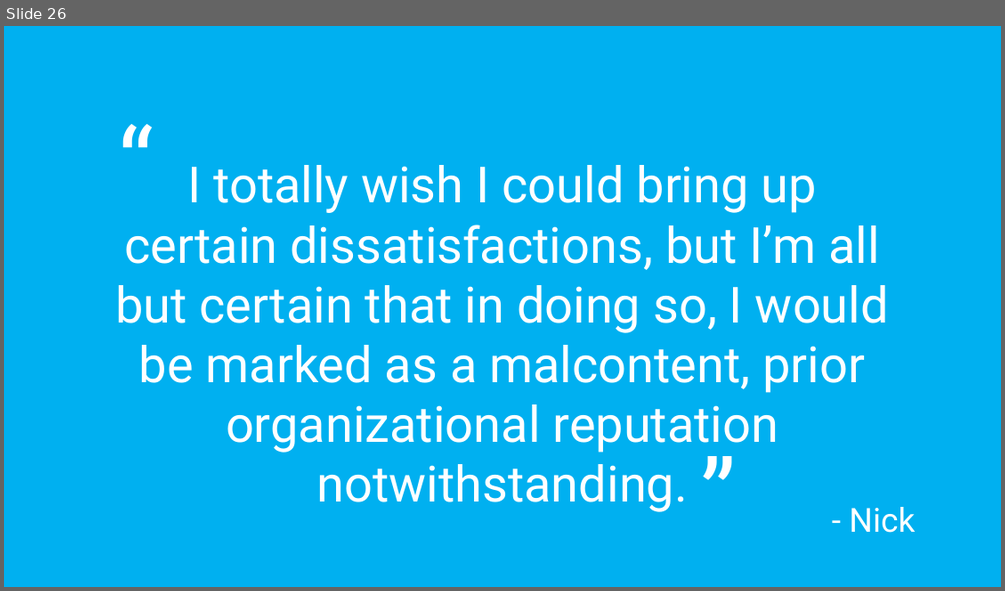
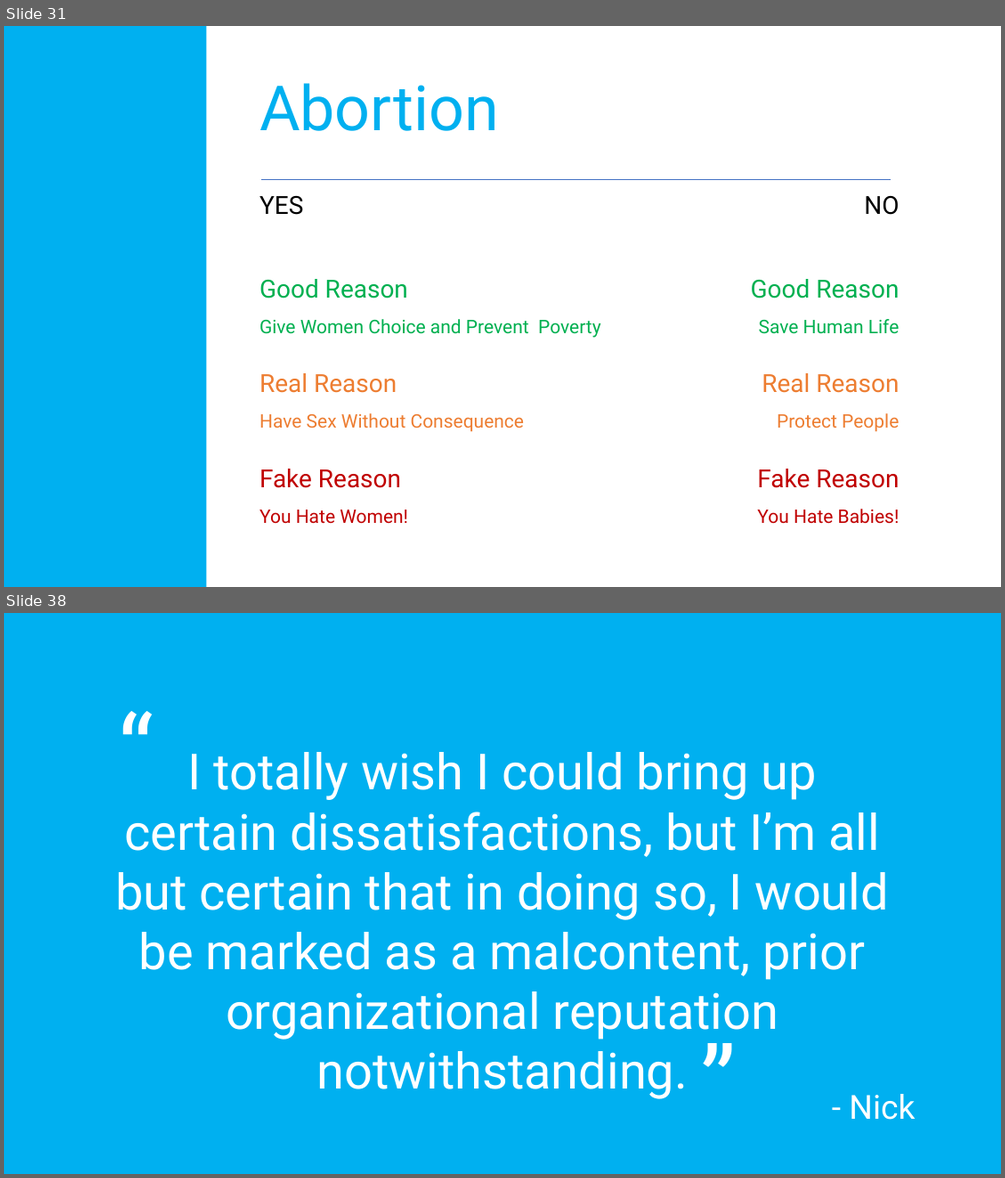
Before and after one commit to amadorchavez/amadorchavez.github.io, a slide deck: nifty/Culture.Values.pptx. Shown one above the other, each under a label of ours: slide 26 before the commit, slides 31 and 38 after it; the slides between them are not shown. The pictures are 1005x591 and 1005x1178 pixels, drawn with LibreOffice and Linux fonts; fonts in the diff are those of the drawing. Boxes give left, top, right and bottom in pixels: in the first picture for what was removed or moved away, otherwise in the second. Text is boxed around its words. In the diff, an @@ line names an element or a change of style, - is before the commit and + after.

```diff
--- a/nifty/Culture.Values.pptx
+++ b/nifty/Culture.Values.pptx
@@ slide 31 added at [4, 26, 1001, 587], background #FFFFFF @@
@@ rectangle added at [4, 26, 207, 587], fill #00B0F0 @@
@@ text added at [259, 83, 499, 131], 60 pt, text #00B0F0 @@
+Abortion
@@ line added from (261, 180) to (890, 180), #4472C4 0.5 pt @@
@@ text added at [259, 195, 303, 215], 24 pt, text #000000 @@
+YES
@@ text added at [864, 196, 898, 215], 24 pt, text #000000 @@
+NO
@@ text added at [259, 279, 408, 298], 24 pt, text #00B050 @@
+Good Reason
@@ text added at [751, 279, 898, 298], 24 pt, text #00B050 @@
+Good Reason
@@ text added at [259, 319, 601, 338], 18 pt, text #00B050 @@
+Give Women Choice and Prevent Poverty
@@ text added at [759, 319, 899, 334], 18 pt, text #00B050 @@
+Save Human Life
@@ text added at [259, 373, 396, 393], 24 pt, text #ED7D31 @@
+Real Reason
@@ text added at [761, 373, 898, 393], 24 pt, text #ED7D31 @@
+Real Reason
@@ text added at [259, 413, 524, 432], 18 pt, text #ED7D31 @@
+Have Sex Without Consequence
@@ text added at [777, 413, 898, 432], 18 pt, text #ED7D31 @@
+Protect People
@@ text added at [259, 468, 401, 488], 24 pt, text #C00000 @@
+Fake Reason
@@ text added at [757, 468, 898, 488], 24 pt, text #C00000 @@
+Fake Reason
@@ text added at [259, 509, 408, 524], 18 pt, text #C00000 @@
+You Hate Women!
@@ text added at [757, 508, 899, 524], 18 pt, text #C00000 @@
+You Hate Babies!
@@ what was slide 26 is now slide 38 @@
```
Also in this commit, not shown: 12 slides changed, 16 other slides added, 2 slides removed, 49 other files.
